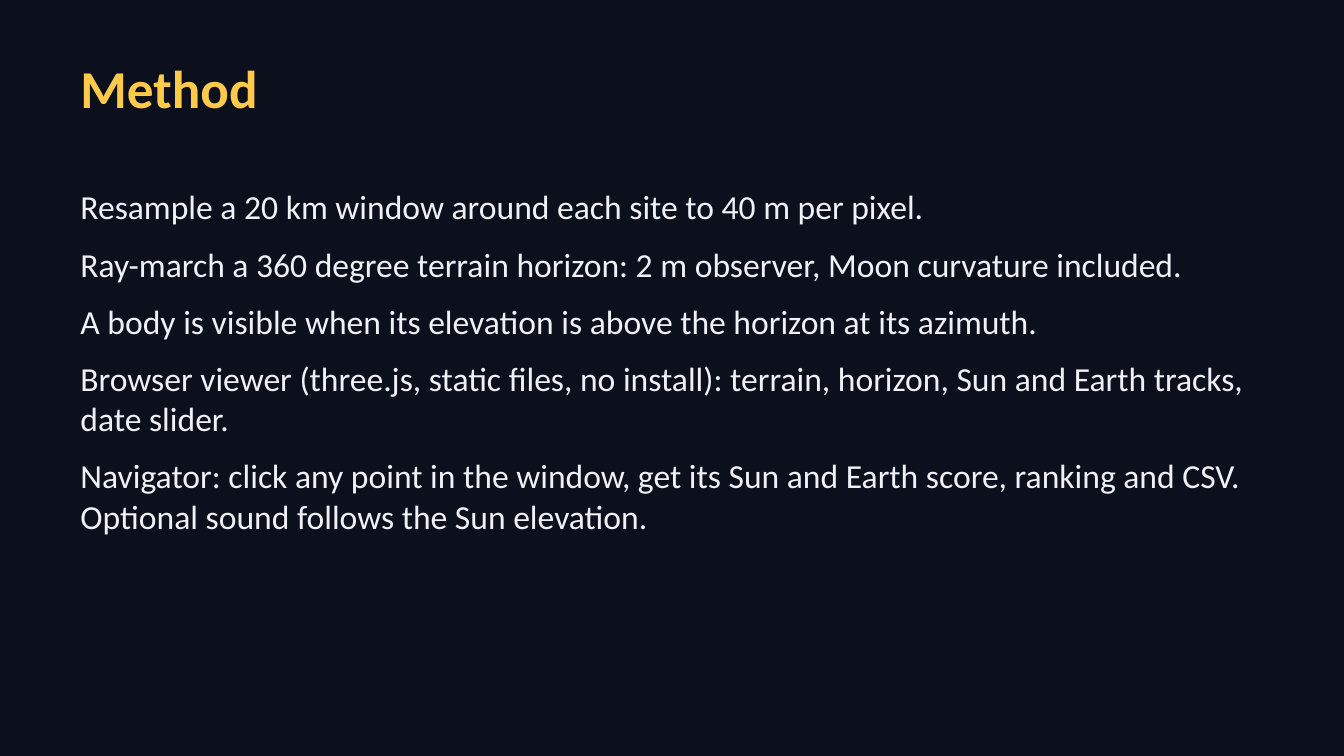
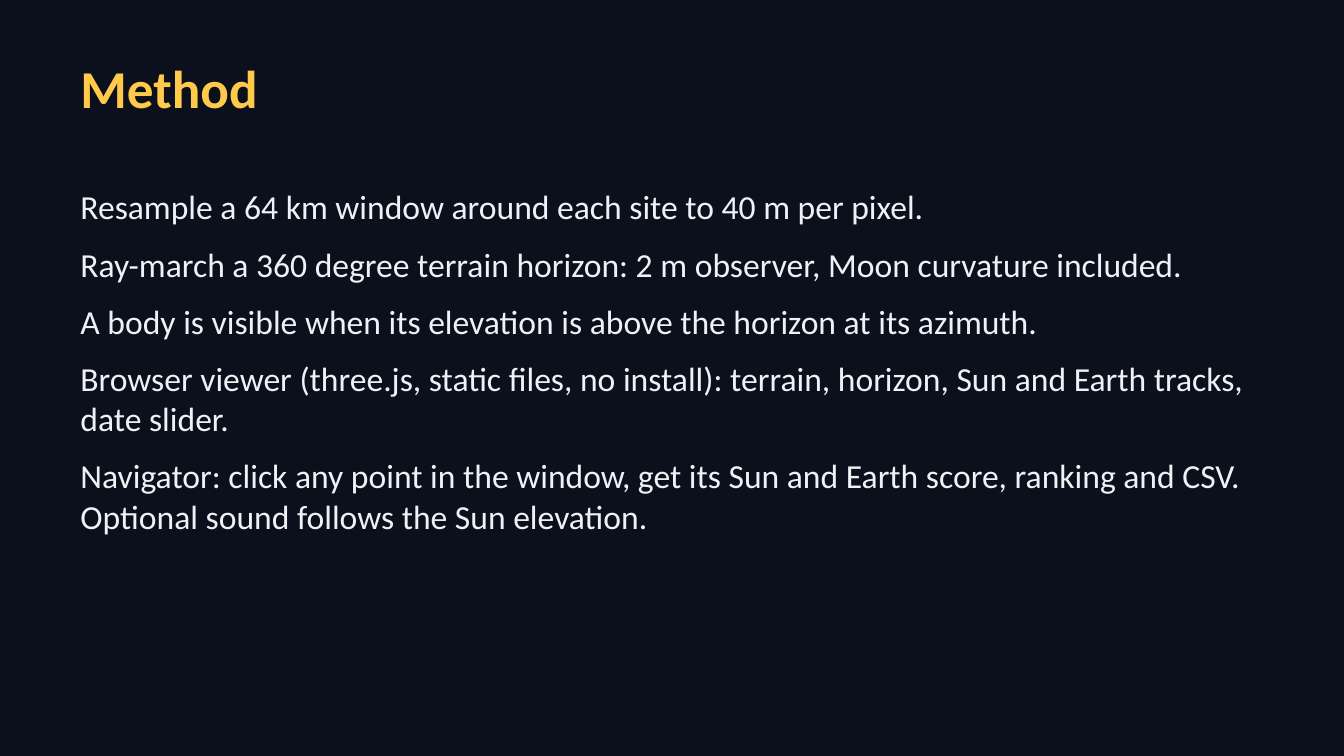
Before and after one commit to RizgarOzan/albedo-spaceapps, a slide deck: slide 4 of docs/lunar-light-clock-slides.pptx. Drawn at 1344x756 pixels with LibreOffice and Linux fonts; fonts in the diff are those of the drawing. Boxes give left, top, right and bottom in pixels: in the first picture for what was removed or moved away, otherwise in the second. Text is boxed around its words. In the diff, an @@ line names an element or a change of style, - is before the commit and + after.

Commit message:
Extend horizon rays from 10 km to 30 km
I pulled a 64 km LOLA window per site and re-ran the horizons, so the
10 km range limit the jury kept raising is now measured instead of noted.
Shackleton drops from 88.7 to 86.0 percent Sun and its longest dark spell
goes from 102 to 147 hours. Nobile moves 89.6 to 88.0, Malapert does not move.
Docs, site text and slides carry the new numbers.

```diff
--- a/docs/lunar-light-clock-slides.pptx
+++ b/docs/lunar-light-clock-slides.pptx
@@ text at box(80, 195, 923, 225): text changed @@
-Resample a 20 km window around each site to 40 m per pixel.
+Resample a 64 km window around each site to 40 m per pixel.
```
Also in this commit, not shown: 2 other slides changed, 19 other files.
